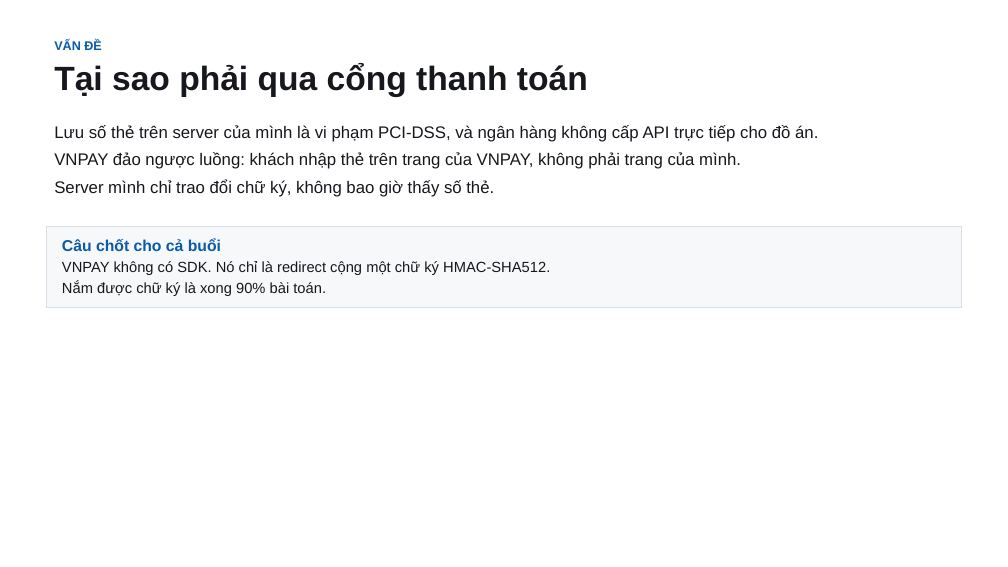
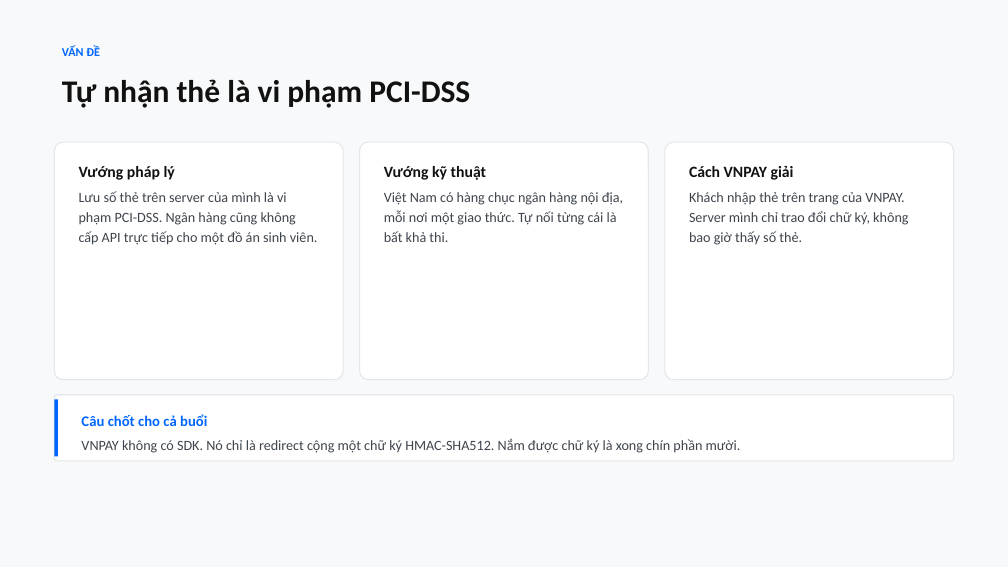
Before and after one commit to conchocon154/vnpay-seminar, a slide deck: slide 2 of VNPAY-seminar.pptx. Drawn at 1008x567 pixels with LibreOffice and Linux fonts; fonts in the diff are those of the drawing. Boxes give left, top, right and bottom in pixels: in the first picture for what was removed or moved away, otherwise in the second. Text is boxed around its words. In the diff, an @@ line names an element or a change of style, - is before the commit and + after.

```diff
--- a/VNPAY-seminar.pptx
+++ b/VNPAY-seminar.pptx
@@ background #FFFFFF to #F8F9FA @@
@@ text "VẤN ĐỀ": place and size @@
-text "VẤN ĐỀ" at bbox=[54, 40, 588, 97]
+text "VẤN ĐỀ" at bbox=[62, 46, 470, 108]
@@ text at bbox=[62, 46, 100, 56]: size 12 to 11.5 pt, font Arial to Calibri, text colour #0A5BA8 to #0066FF in "VẤN ĐỀ"; line spacing 1 to 1.18; more space between paragraphs @@
@@ text at bbox=[62, 79, 470, 108]: text changed; size 32 to 30 pt; font Arial to Calibri; text colour #16181D to #111111 @@
-Tại sao phải qua cổng thanh toán
+Tự nhận thẻ là vi phạm PCI-DSS
@@ rounded rectangle added at bbox=[54, 142, 343, 380], fill #FFFFFF, outline #E3E6EA 1 pt @@
@@ rounded rectangle added at bbox=[360, 142, 649, 380], fill #FFFFFF, outline #E3E6EA 1 pt @@
@@ rounded rectangle added at bbox=[665, 142, 954, 380], fill #FFFFFF, outline #E3E6EA 1 pt @@
@@ text added at bbox=[79, 166, 318, 245], 13.5 pt, text #3F454D @@
+Vướng pháp lý
+Lưu số thẻ trên server của mình là vi phạm PCI-DSS. Ngân hàng cũng không cấp API trực tiếp cho một đồ án sinh viên.
@@ text added at bbox=[384, 166, 623, 242], 13.5 pt, text #3F454D @@
+Vướng kỹ thuật
+Việt Nam có hàng chục ngân hàng nội địa, mỗi nơi một giao thức. Tự nối từng cái là bất khả thi.
@@ text at bbox=[689, 166, 908, 245]: text changed; size 16 to 13.5 pt; font Arial to Calibri; text colour #16181D to #3F454D @@
-Lưu số thẻ trên server của mình là vi phạm PCI-DSS, và ngân hàng không cấp API trực tiếp cho đồ án.
-VNPAY đảo ngược luồng: khách nhập thẻ trên trang của VNPAY, không phải trang của mình.
-Server mình chỉ trao đổi chữ ký, không bao giờ thấy số thẻ.
+Cách VNPAY giải
+Khách nhập thẻ trên trang của VNPAY. Server mình chỉ trao đổi chữ ký, không bao giờ thấy số thẻ.
@@ rounded rectangle added at bbox=[54, 395, 954, 461], fill #FFFFFF, outline #E3E6EA 1 pt @@
@@ rectangle added at bbox=[54, 399, 57, 456], fill #0066FF @@
@@ text "Câu chốt cho cả buổi": place and size @@
-text "Câu chốt cho cả buổi" at bbox=[47, 227, 961, 308]
+text "Câu chốt cho cả buổi" at bbox=[81, 414, 741, 453]
@@ text "Câu chốt cho cả buổi" at bbox=[81, 414, 741, 453]: fill #F7F8FA to none; outline #D8DEE6 0.75 pt to none @@
@@ text at bbox=[81, 414, 207, 426]: size 15 to 14 pt, font Arial to Calibri, text colour #0A5BA8 to #0066FF in "Câu chốt cho cả buổi"; line spacing 1 to 1.18; more space between paragraphs @@
@@ text at bbox=[81, 438, 741, 453]: text changed; size 14 to 13.5 pt; font Arial to Calibri; text colour #16181D to #3F454D @@
-VNPAY không có SDK. Nó chỉ là redirect cộng một chữ ký HMAC-SHA512.
-Nắm được chữ ký là xong 90% bài toán.
+VNPAY không có SDK. Nó chỉ là redirect cộng một chữ ký HMAC-SHA512. Nắm được chữ ký là xong chín phần mười.
```
Also in this commit, not shown: 16 other slides changed, 2 slides added, 2 slides removed, 3 other files.
